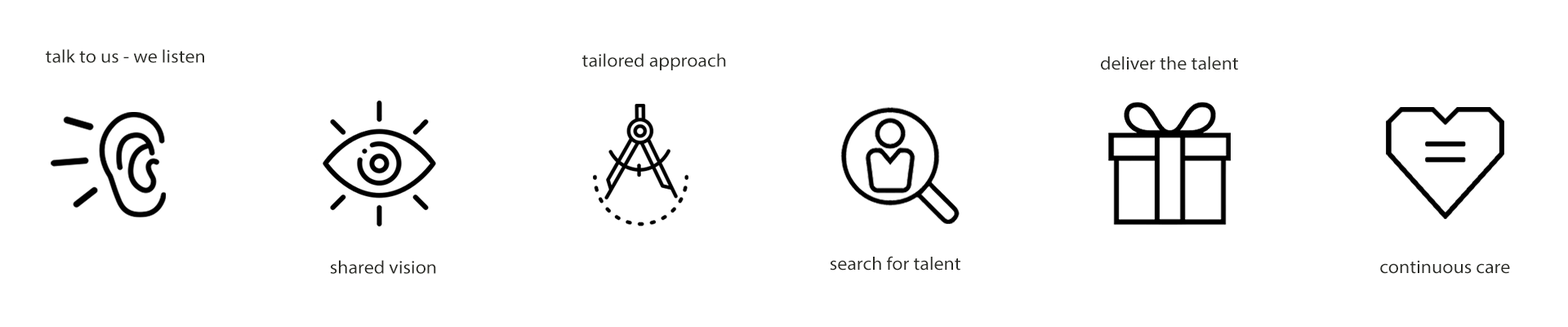
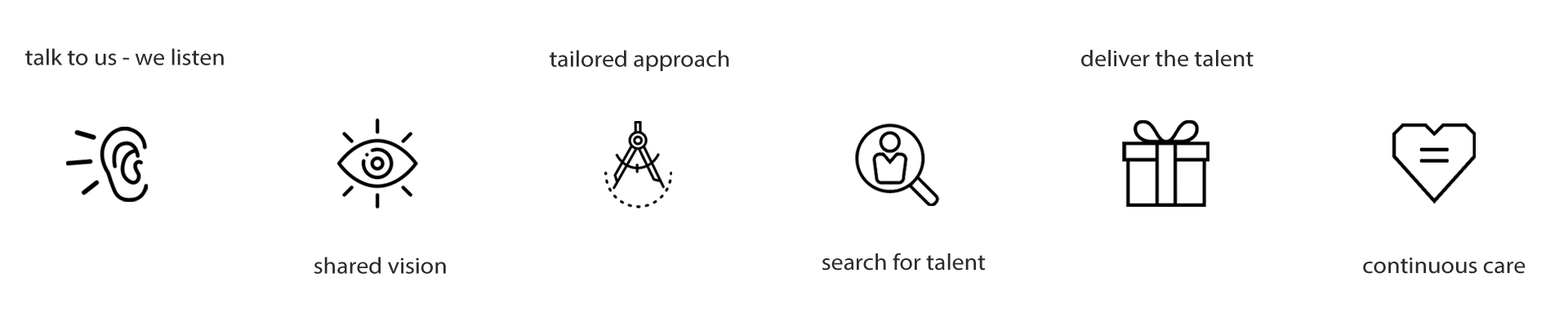
Before/after of a (1568, 327) layered artwork. What changed in the layer stack:
added group "small icons" with 12 layers above "large icons" over [25, 48, 1526, 274]
added layer "tailored approach" (1st of 2, in "small icons") in group "small icons" over [549, 49, 730, 72]
added layer "Layer 6" (1st of 2, in "small icons") in group "small icons" over [1392, 123, 1476, 204]
added layer "Layer 5" (1st of 2, in "small icons") in group "small icons" over [1122, 120, 1210, 207]
added layer "Layer 4" (1st of 2, in "small icons") in group "small icons" over [855, 123, 940, 206]
added layer "Layer 3" (1st of 2, in "small icons") in group "small icons" over [604, 120, 673, 209]
added layer "Layer 2" (1st of 2, in "small icons") in group "small icons" over [332, 118, 419, 209]
added layer "Layer 1" (1st of 2, in "small icons") in group "small icons" over [66, 126, 148, 202]
added layer "talk to us - we listen" (1st of 2, in "small icons") in group "small icons" over [25, 48, 224, 66]
moved "Layer 6" (2nd of 2, in "large icons") into group "large icons" over [1385, 106, 1505, 219]
moved "deliver the talent" (2nd of 2, in "large icons") into group "large icons", painted on it over [1081, 49, 1254, 71]
moved "Layer 5" (2nd of 2, in "large icons") into group "large icons" over [1108, 102, 1231, 225]
moved "Layer 4" (2nd of 2, in "large icons") into group "large icons" over [840, 106, 960, 224]
moved "tailored approach" (2nd of 2, in "large icons") into group "large icons", painted on it over [549, 49, 730, 72]
moved "Layer 3" (2nd of 2, in "large icons") into group "large icons" over [592, 103, 689, 227]
moved "Layer 2" (2nd of 2, in "large icons") into group "large icons" over [322, 100, 437, 227]
moved "Layer 1" (2nd of 2, in "large icons") into group "large icons" over [50, 111, 166, 218]
hid "Layer 7" over [25, 48, 1526, 274]
…and 8 more changes (4 added, 4 painted, 4 stack)
